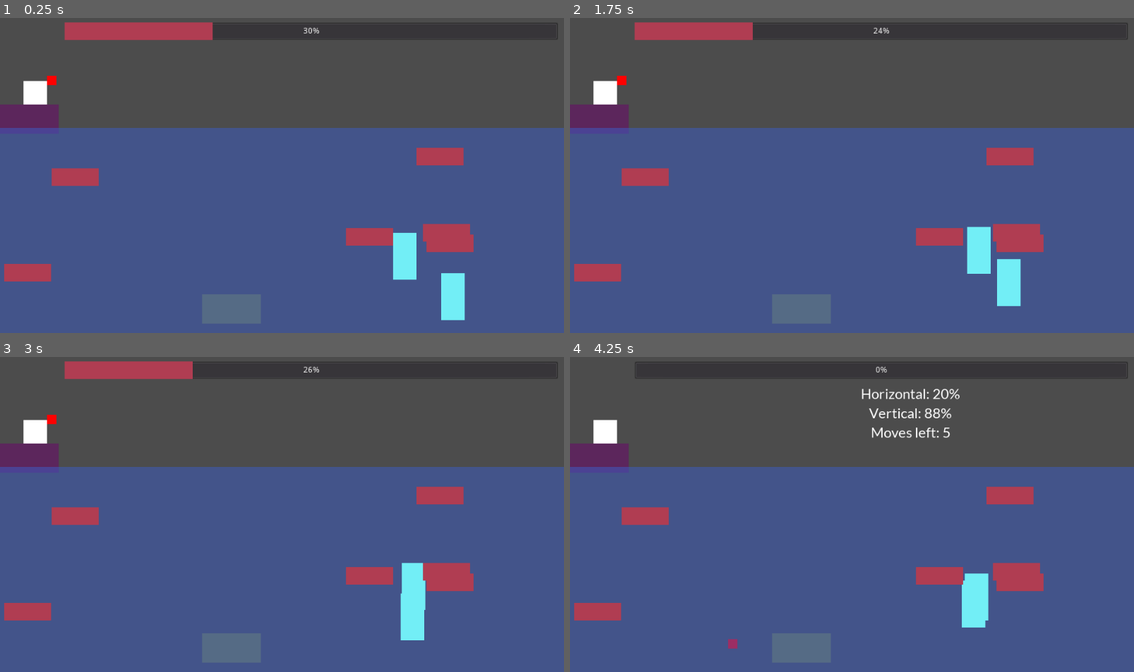
Above: before the commit, frames 1-4 (two rows, left to right).
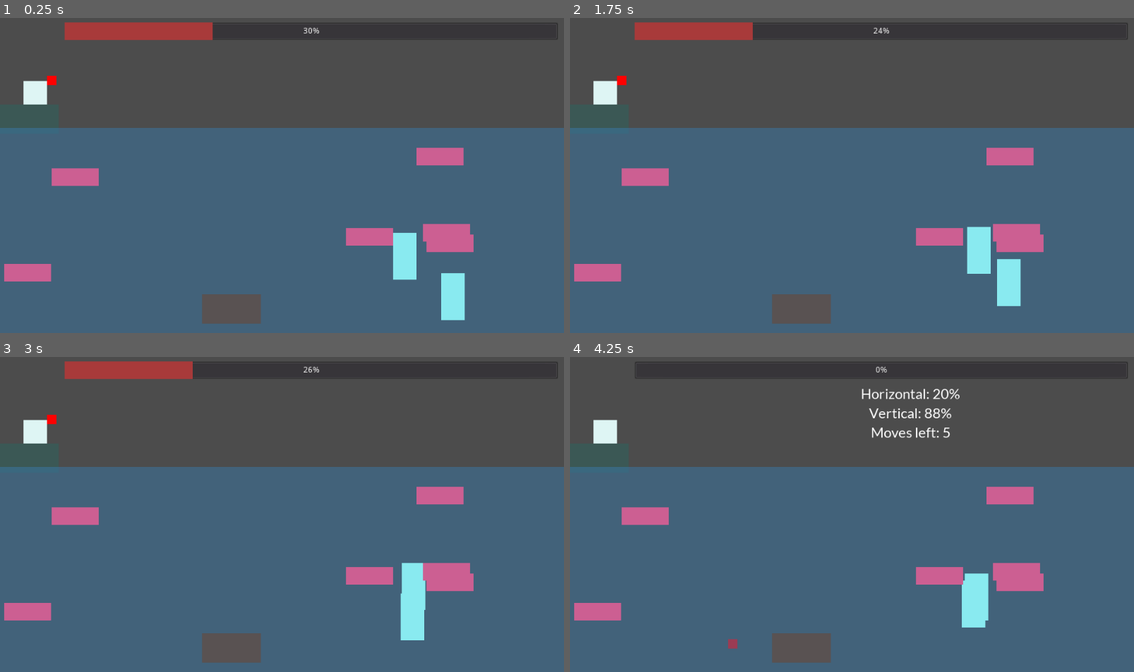
Above: after the commit, the same moments.

Repository: deengames-prototypes/frontier-planet
Game: Godot game, scene res://Scenes/Fishing.tscn
Same seed, same stepped clock (60 frames per second), same inputs: the game is played once before the commit and once after it. This scene is started directly instead of the project's main scene.
Inputs:
- Up to frame 1 (0.25 s): no input
- Up to frame 2 (1.75 s): tap Enter (ui_accept) at 0.5, 0.77, 1.52 s; hold Right (ui_right) 0.53-1.28 s; hold Down (ui_down) from 1.28 s (still down)
- Up to frame 3 (3 s): release Down (ui_down) at 2.03 s; hold Right (ui_right) 2.03-2.78 s; hold Up (ui_up) from 2.78 s (still down)
- Up to frame 4 (4.25 s): tap Enter (ui_accept) at 3.02, 3.77 s; release Up (ui_up) at 3.53 s; hold Left (ui_left) from 3.53 s (still down)

The runs differ from the first frame. In frame 1, 4.9% of the frame differs, in the area x 0-84%, y 20-98%; in frame 2, 4.9%; in frame 3, 4.9%; in frame 4, 4.9%.

Commit message:
Recolour everything: Zughy 32 palette.

Diff:
--- a/prototype/Entities/Fishing/Catfish.tscn
+++ b/prototype/Entities/Fishing/Catfish.tscn
@@ -8,13 +8,13 @@
 [node name="Catfish" type="Area2D"]
 script = ExtResource( 1 )
 
+[node name="CollisionShape2D" type="CollisionShape2D" parent="."]
+position = Vector2( 50, 25 )
+shape = SubResource( 1 )
+
 [node name="ColorRect" type="ColorRect" parent="."]
 margin_right = 100.0
 margin_bottom = 50.0
-color = Color( 0.337255, 0.423529, 0.52549, 1 )
-
-[node name="CollisionShape2D" type="CollisionShape2D" parent="."]
-position = Vector2( 50, 25 )
-shape = SubResource( 1 )
+color = Color( 0.352941, 0.32549, 0.32549, 1 )
 [connection signal="area_entered" from="." to="." method="_on_area_entered"]
 [connection signal="area_exited" from="." to="." method="_on_area_exited"]
--- a/prototype/Entities/Fishing/Jellyfish.tscn
+++ b/prototype/Entities/Fishing/Jellyfish.tscn
@@ -8,13 +8,13 @@
 [node name="Jellyfish" type="Area2D"]
 script = ExtResource( 1 )
 
+[node name="CollisionShape2D" type="CollisionShape2D" parent="."]
+position = Vector2( 20, 40 )
+shape = SubResource( 1 )
+
 [node name="ColorRect" type="ColorRect" parent="."]
 margin_right = 40.0
 margin_bottom = 80.0
-color = Color( 0.45098, 0.937255, 0.968627, 1 )
-
-[node name="CollisionShape2D" type="CollisionShape2D" parent="."]
-position = Vector2( 20, 40 )
-shape = SubResource( 1 )
+color = Color( 0.541176, 0.921569, 0.945098, 1 )
 [connection signal="area_entered" from="." to="." method="_on_area_entered"]
 [connection signal="area_exited" from="." to="." method="_on_area_exited"]
--- a/prototype/Entities/Fishing/Sockeye.tscn
+++ b/prototype/Entities/Fishing/Sockeye.tscn
@@ -8,13 +8,13 @@
 [node name="Sockeye" type="Area2D"]
 script = ExtResource( 1 )
 
+[node name="CollisionShape2D" type="CollisionShape2D" parent="."]
+position = Vector2( 40, 15 )
+shape = SubResource( 1 )
+
 [node name="ColorRect" type="ColorRect" parent="."]
 margin_right = 80.0
 margin_bottom = 30.0
-color = Color( 0.694118, 0.243137, 0.32549, 1 )
-
-[node name="CollisionShape2D" type="CollisionShape2D" parent="."]
-position = Vector2( 40, 15 )
-shape = SubResource( 1 )
+color = Color( 0.803922, 0.376471, 0.576471, 1 )
 [connection signal="area_entered" from="." to="." method="_on_area_entered"]
 [connection signal="area_exited" from="." to="." method="_on_area_exited"]
--- a/prototype/Entities/World/Bed.tscn
+++ b/prototype/Entities/World/Bed.tscn
@@ -9,27 +9,27 @@
 [node name="Bed" type="Area2D"]
 script = ExtResource( 1 )
 
+[node name="CollisionShape2D" type="CollisionShape2D" parent="."]
+position = Vector2( 44, 66 )
+shape = SubResource( 1 )
+
 [node name="ColorRect" type="ColorRect" parent="."]
 margin_right = 87.0
 margin_bottom = 37.0
-color = Color( 0.337255, 0.423529, 0.52549, 1 )
+color = Color( 0.490196, 0.439216, 0.443137, 1 )
 
 [node name="ColorRect3" type="ColorRect" parent="."]
 margin_top = 30.0
 margin_right = 87.0
 margin_bottom = 132.0
-color = Color( 0.145098, 0.443137, 0.47451, 1 )
+color = Color( 0.223529, 0.470588, 0.658824, 1 )
 
 [node name="ColorRect2" type="ColorRect" parent="."]
 margin_left = 4.0
 margin_top = 18.0
 margin_right = 83.0
 margin_bottom = 47.0
-color = Color( 0.956863, 0.956863, 0.956863, 1 )
-
-[node name="CollisionShape2D" type="CollisionShape2D" parent="."]
-position = Vector2( 44, 66 )
-shape = SubResource( 1 )
+color = Color( 0.87451, 0.964706, 0.960784, 1 )
 
 [node name="DialogPanel" parent="." instance=ExtResource( 2 )]
 visible = false
--- a/prototype/Entities/World/Chicken.tscn
+++ b/prototype/Entities/World/Chicken.tscn
@@ -5,4 +5,4 @@
 [node name="ColorRect" type="ColorRect" parent="."]
 margin_right = 40.0
 margin_bottom = 60.0
-color = Color( 0.937255, 0.490196, 0.341176, 1 )
+color = Color( 0.956863, 0.494118, 0.105882, 1 )
--- a/prototype/Entities/World/Door.tscn
+++ b/prototype/Entities/World/Door.tscn
@@ -8,12 +8,12 @@
 [node name="Door" type="Area2D"]
 script = ExtResource( 1 )
 
+[node name="CollisionShape2D" type="CollisionShape2D" parent="."]
+position = Vector2( 30, 40 )
+shape = SubResource( 1 )
+
 [node name="ColorRect" type="ColorRect" parent="."]
 margin_right = 60.0
 margin_bottom = 80.0
-color = Color( 0.364706, 0.152941, 0.364706, 1 )
-
-[node name="CollisionShape2D" type="CollisionShape2D" parent="."]
-position = Vector2( 30, 40 )
-shape = SubResource( 1 )
+color = Color( 0.627451, 0.356863, 0.32549, 1 )
 [connection signal="body_entered" from="." to="." method="_on_Door_body_entered"]
--- a/prototype/Entities/World/House.tscn
+++ b/prototype/Entities/World/House.tscn
@@ -9,33 +9,33 @@
 [node name="House" type="StaticBody2D"]
 script = ExtResource( 1 )
 
+[node name="CollisionShape2D" type="CollisionShape2D" parent="."]
+position = Vector2( 250, 150 )
+shape = SubResource( 1 )
+
 [node name="Base" type="ColorRect" parent="."]
 margin_right = 500.0
 margin_bottom = 300.0
-color = Color( 1, 0.803922, 0.458824, 1 )
+color = Color( 0.956863, 0.8, 0.631373, 1 )
 
 [node name="Roof" type="ColorRect" parent="."]
 margin_right = 500.0
 margin_bottom = 100.0
-color = Color( 0.694118, 0.243137, 0.32549, 1 )
+color = Color( 0.662745, 0.231373, 0.231373, 1 )
 
 [node name="Window" type="ColorRect" parent="."]
 margin_left = 88.8538
 margin_top = 145.974
 margin_right = 138.854
 margin_bottom = 195.974
-color = Color( 0.160784, 0.211765, 0.435294, 1 )
+color = Color( 0.223529, 0.278431, 0.470588, 1 )
 
 [node name="Window2" type="ColorRect" parent="."]
 margin_left = 348.854
 margin_top = 145.974
 margin_right = 398.854
 margin_bottom = 195.974
-color = Color( 0.160784, 0.211765, 0.435294, 1 )
+color = Color( 0.223529, 0.278431, 0.470588, 1 )
 
 [node name="Door" parent="." instance=ExtResource( 2 )]
 position = Vector2( 223.721, 220.548 )
-
-[node name="CollisionShape2D" type="CollisionShape2D" parent="."]
-position = Vector2( 250, 150 )
-shape = SubResource( 1 )
--- a/prototype/Entities/World/HungryHippo.tscn
+++ b/prototype/Entities/World/HungryHippo.tscn
@@ -19,7 +19,7 @@
 [node name="ColorRect" type="ColorRect" parent="."]
 margin_right = 40.0
 margin_bottom = 40.0
-color = Color( 1, 0.803922, 0.458824, 1 )
+color = Color( 0.956863, 0.705882, 0.105882, 1 )
 
 [node name="CollisionShape2D" type="CollisionShape2D" parent="."]
 position = Vector2( 20, 20 )
--- a/prototype/Entities/World/Items/Egg.tscn
+++ b/prototype/Entities/World/Items/Egg.tscn
@@ -8,11 +8,12 @@
 [node name="Egg" type="Area2D"]
 script = ExtResource( 1 )
 
+[node name="CollisionShape2D" type="CollisionShape2D" parent="."]
+position = Vector2( 10, 15 )
+shape = SubResource( 1 )
+
 [node name="ColorRect" type="ColorRect" parent="."]
 margin_right = 20.0
 margin_bottom = 30.0
-
-[node name="CollisionShape2D" type="CollisionShape2D" parent="."]
-position = Vector2( 10, 15 )
-shape = SubResource( 1 )
+color = Color( 0.87451, 0.964706, 0.960784, 1 )
 [connection signal="body_entered" from="." to="." method="_on_body_entered"]
--- a/prototype/Entities/World/Items/Herb.tscn
+++ b/prototype/Entities/World/Items/Herb.tscn
@@ -14,19 +14,19 @@
 
 [node name="Polygon2D" type="Polygon2D" parent="."]
 position = Vector2( 1.45464, 0.654672 )
-color = Color( 0.145098, 0.443137, 0.47451, 1 )
+color = Color( 0.223529, 0.482353, 0.266667, 1 )
 polygon = PoolVector2Array( 0.406577, 9.39226, 1.15787, 4.38814, 2.61982, 1.84895, 4.77428, 0.233109, 9.31403, -0.382451, 9.62181, 3.15702, 8.69847, 6.15787, 7.08263, 8.54316, 4.54345, 9.4665, 0.614467, 9.84961, -0.757607, 10.8059 )
 
 [node name="Polygon2D2" type="Polygon2D" parent="."]
 position = Vector2( 1.45464, 0.654672 )
 rotation = -0.261799
 scale = Vector2( -1, 1 )
-color = Color( 0.145098, 0.443137, 0.47451, 1 )
+color = Color( 0.223529, 0.482353, 0.266667, 1 )
 polygon = PoolVector2Array( 0.406577, 9.39226, 1.15787, 4.38814, 2.61982, 1.84895, 4.77428, 0.233109, 9.31403, -0.382451, 9.62181, 3.15702, 8.69847, 6.15787, 7.08263, 8.54316, 4.54345, 9.4665, 0.614467, 9.84961, -0.757607, 10.8059 )
 
 [node name="Polygon2D3" type="Polygon2D" parent="."]
 position = Vector2( 9.54075, 1.36815 )
 rotation = 0.436332
-color = Color( 0.145098, 0.443137, 0.47451, 1 )
+color = Color( 0.223529, 0.482353, 0.266667, 1 )
 polygon = PoolVector2Array( 0.406577, 9.39226, 1.15787, 4.38814, 2.61982, 1.84895, 4.77428, 0.233109, 9.31403, -0.382451, 9.62181, 3.15702, 8.69847, 6.15787, 7.08263, 8.54316, 4.54345, 9.4665, 0.614467, 9.84961, -0.757607, 10.8059 )
 [connection signal="body_entered" from="." to="." method="_on_body_entered"]
--- a/prototype/Entities/World/Items/Morel.tscn
+++ b/prototype/Entities/World/Items/Morel.tscn
@@ -14,10 +14,10 @@
 shape = SubResource( 1 )
 
 [node name="Polygon2D" type="Polygon2D" parent="."]
-color = Color( 1, 0.803922, 0.458824, 1 )
+color = Color( 0.74902, 0.47451, 0.345098, 1 )
 polygon = PoolVector2Array( 7.78301, 11.5941, 4.00428, 11.783, 2.20938, 10.4605, 1.07576, 8.76003, 1.54811, 2.24172, 5.32683, -1.25361, 10.2392, -1.34807, 14.1124, 1.95831, 15.0571, 8.09875, 12.223, 11.783 )
 
 [node name="Polygon2D2" type="Polygon2D" parent="."]
-color = Color( 0.956863, 0.956863, 0.956863, 1 )
+color = Color( 0.956863, 0.8, 0.631373, 1 )
 polygon = PoolVector2Array( 6.27151, 11.783, 6.08258, 18.8681, 7.31067, 20.663, 8.91663, 21.4188, 10.6171, 20.0962, 10.5226, 11.1217, 8.82216, 10.177, 7.4996, 10.177 )
 [connection signal="body_entered" from="." to="." method="_on_body_entered"]
--- a/prototype/Entities/World/Items/Mushroom.tscn
+++ b/prototype/Entities/World/Items/Mushroom.tscn
@@ -10,7 +10,7 @@
 script = ExtResource( 1 )
 
 [node name="Polygon2D" type="Polygon2D" parent="."]
-color = Color( 0.580392, 0.690196, 0.760784, 1 )
+color = Color( 0.627451, 0.576471, 0.556863, 1 )
 polygon = PoolVector2Array( 4.47928, 10.1871, 4.47928, 18.0354, 6.3819, 19.938, 9.9493, 19.938, 11.1384, 17.0841, 10.1871, 9.9493, 13.9924, 9.9493, 17.3219, 8.04668, 16.8463, 3.29015, 14.9437, 1.86318, 10.425, -0.27726, 6.14407, -0.27726, 2.10101, 0.436222, 0.436222, 3.7658, -0.27726, 7.09538 )
 
 [node name="CollisionShape2D" type="CollisionShape2D" parent="."]
--- a/prototype/Entities/World/Lake.tscn
+++ b/prototype/Entities/World/Lake.tscn
@@ -16,7 +16,7 @@
 [node name="Color" type="ColorRect" parent="Body"]
 margin_right = 2100.0
 margin_bottom = 500.0
-color = Color( 0.231373, 0.364706, 0.788235, 1 )
+color = Color( 0.223529, 0.470588, 0.658824, 1 )
 
 [node name="CollisionShape2D" type="CollisionShape2D" parent="Body"]
 position = Vector2( 1050, 250 )
--- a/prototype/Entities/World/MapPlayer.tscn
+++ b/prototype/Entities/World/MapPlayer.tscn
@@ -11,7 +11,7 @@
 [node name="ColorRect" type="ColorRect" parent="."]
 margin_right = 40.0
 margin_bottom = 40.0
-color = Color( 0.956863, 0.956863, 0.956863, 1 )
+color = Color( 0.87451, 0.964706, 0.960784, 1 )
 
 [node name="CollisionShape2D" type="CollisionShape2D" parent="."]
 position = Vector2( 20, 30 )
@@ -19,4 +19,3 @@
 
 [node name="Camera2D" type="Camera2D" parent="."]
 current = true
-zoom = Vector2( 1, 1 )
--- a/prototype/Entities/World/Monsters/Slime.tscn
+++ b/prototype/Entities/World/Monsters/Slime.tscn
@@ -12,7 +12,7 @@
 shape = SubResource( 1 )
 
 [node name="Polygon2D" type="Polygon2D" parent="."]
-color = Color( 0.254902, 0.65098, 0.964706, 1 )
+color = Color( 0.156863, 0.8, 0.87451, 1 )
 polygon = PoolVector2Array( -24.4561, 49.7783, 22.8126, 50.9699, 45.8511, 27.137, 47.44, -16.1596, 27.9764, -49.5257, 0.568489, -57.47, -29.2227, -47.1424, -47.0974, -19.3373, -44.3169, 28.3286 )
 [connection signal="body_entered" from="." to="." method="_on_body_entered"]
 [connection signal="body_exited" from="." to="." method="_on_body_exited"]
--- a/prototype/Entities/World/Monsters/Wolf.tscn
+++ b/prototype/Entities/World/Monsters/Wolf.tscn
@@ -13,7 +13,7 @@
 shape = SubResource( 1 )
 
 [node name="Polygon2D" type="Polygon2D" parent="."]
-color = Color( 0.2, 0.235294, 0.341176, 1 )
+color = Color( 0.352941, 0.32549, 0.32549, 1 )
 polygon = PoolVector2Array( 31.9486, 1.71522, 29.5653, 17.2066, 16.4572, 33.4925, 0.171318, 40.6424, -15.3201, 40.6424, …(293 unchanged characters)…
 [connection signal="body_entered" from="." to="." method="_on_body_entered"]
 [connection signal="body_exited" from="." to="." method="_on_body_exited"]
--- a/prototype/Entities/World/NPC.tscn
+++ b/prototype/Entities/World/NPC.tscn
@@ -11,7 +11,7 @@
 [node name="ColorRect" type="ColorRect" parent="."]
 margin_right = 40.0
 margin_bottom = 40.0
-color = Color( 1, 0.803922, 0.458824, 1 )
+color = Color( 0.956863, 0.705882, 0.105882, 1 )
 
 [node name="CollisionShape2D" type="CollisionShape2D" parent="."]
 position = Vector2( 20, 20 )
--- a/prototype/Entities/World/PineTree.tscn
+++ b/prototype/Entities/World/PineTree.tscn
@@ -8,7 +8,7 @@
 [node name="Trunk" type="ColorRect" parent="."]
 margin_right = 56.0
 margin_bottom = 156.0
-color = Color( 0.364706, 0.152941, 0.364706, 1 )
+color = Color( 0.368627, 0.211765, 0.262745, 1 )
 
 [node name="CollisionShape2D" type="CollisionShape2D" parent="."]
 position = Vector2( 28, 95 )
@@ -16,5 +16,5 @@
 
 [node name="CollisionPolygon2D" type="Polygon2D" parent="."]
 position = Vector2( 0, 40 )
-color = Color( 0.145098, 0.443137, 0.47451, 1 )
+color = Color( 0.443137, 0.666667, 0.203922, 1 )
 polygon = PoolVector2Array( 22.0344, -123.659, -8.99069, -61.6086, 9.84595, -60.5006, -35.5836, 19.2781, 64.0707, 20.0818, 101.813, 20.3861, 40.871, -60.5006, 60.8156, -61.6086 )
--- a/prototype/Entities/World/Stove.tscn
+++ b/prototype/Entities/World/Stove.tscn
@@ -16,7 +16,7 @@
 [node name="ColorRect" type="ColorRect" parent="."]
 margin_right = 60.0
 margin_bottom = 60.0
-color = Color( 0.580392, 0.690196, 0.760784, 1 )
+color = Color( 0.556863, 0.278431, 0.54902, 1 )
 
 [node name="Label" type="Label" parent="."]
 margin_top = -30.0
--- a/prototype/Entities/World/Tree.tscn
+++ b/prototype/Entities/World/Tree.tscn
@@ -8,11 +8,11 @@
 [node name="Trunk" type="ColorRect" parent="."]
 margin_right = 56.0
 margin_bottom = 156.0
-color = Color( 0.364706, 0.152941, 0.364706, 1 )
+color = Color( 0.368627, 0.211765, 0.262745, 1 )
 
 [node name="Foliage" type="Polygon2D" parent="."]
 position = Vector2( -284.811, -239.101 )
-color = Color( 0.145098, 0.443137, 0.47451, 1 )
+color = Color( 0.443137, 0.666667, 0.203922, 1 )
 polygon = PoolVector2Array( 298.464, 97.3121, 347.691, 99.0702, 393.401, 148.297, 393.401, 202.798, 382.853, 250.266, 335.384, 269.605, 280.883, 269.605, 229.899, 218.621, 221.108, 143.023, 236.931, 111.377 )
 
 [node name="CollisionShape2D" type="CollisionShape2D" parent="."]
--- a/prototype/Entities/World/Wall.tscn
+++ b/prototype/Entities/World/Wall.tscn
@@ -10,7 +10,7 @@
 margin_top = -20.0
 margin_right = 200.0
 margin_bottom = 20.0
-color = Color( 0.337255, 0.423529, 0.52549, 1 )
+color = Color( 0.956863, 0.8, 0.631373, 1 )
 
 [node name="CollisionShape2D" type="CollisionShape2D" parent="."]
 shape = SubResource( 1 )
--- a/prototype/Scenes/Fishing.gd
+++ b/prototype/Scenes/Fishing.gd
@@ -38,9 +38,9 @@
 
 	if is_catfish:
 		var catfish = Catfish.instance()
-		catfish.max_x = int(HORIZONTAL_RANGE - catfish.get_child(0).margin_right)
+		catfish.max_x = int(HORIZONTAL_RANGE - catfish.get_child(1).margin_right)
 		catfish.position.x = randi() % catfish.max_x
-		catfish.position.y = VERTICAL_RANGE - catfish.get_child(0).margin_bottom
+		catfish.position.y = VERTICAL_RANGE - catfish.get_child(1).margin_bottom
 		catfish.connect("hooked", self, "_on_fish_hooked", [catfish])
 		$Ocean.add_child(catfish)
 
@@ -49,8 +49,8 @@
 		var sockeye = Sockeye.instance()
 
 		sockeye.max_position = Vector2(
-			HORIZONTAL_RANGE - sockeye.get_child(0).margin_right,
-			VERTICAL_RANGE - sockeye.get_child(0).margin_bottom)
+			HORIZONTAL_RANGE - sockeye.get_child(1).margin_right,
+			VERTICAL_RANGE - sockeye.get_child(1).margin_bottom)
 
 		sockeye.position = Vector2(
 			randi() % int(sockeye.max_position.x),
@@ -109,7 +109,7 @@
 				$ProgressBar/Label.text = "Moves left: " + str(_bobber_moves_left)
 
 func _get_random_ocean_position(jellyfish):
-	var color_rect = jellyfish.get_child(0)
+	var color_rect = jellyfish.get_child(1)
 	var x = randi() % int(HORIZONTAL_RANGE - color_rect.margin_right)
 	var y = randi() % int(VERTICAL_RANGE - color_rect.margin_bottom)
 
@@ -131,7 +131,7 @@
 
 		var mini_game = FishTileGame.instance()
 		mini_game.connect("game_over", self, "_catch_fish_done")
-		var color_rect = fish.get_child(0)
+		var color_rect = fish.get_child(1)
 		mini_game.set_fish(color_rect)
 		add_child(mini_game)
 
--- a/prototype/Scenes/Fishing.tscn
+++ b/prototype/Scenes/Fishing.tscn
@@ -7,7 +7,7 @@
 extents = Vector2( 8, 8 )
 
 [sub_resource type="StyleBoxFlat" id=2]
-bg_color = Color( 0.694118, 0.243137, 0.32549, 1 )
+bg_color = Color( 0.662745, 0.231373, 0.231373, 1 )
 
 [node name="Node2D" type="Node2D"]
 script = ExtResource( 1 )
@@ -17,6 +17,7 @@
 margin_top = 110.0
 margin_right = 80.0
 margin_bottom = 150.0
+color = Color( 0.87451, 0.964706, 0.960784, 1 )
 
 [node name="Bobber" type="Area2D" parent="."]
 editor/display_folded = true
@@ -35,16 +36,15 @@
 margin_top = 150.0
 margin_right = 100.0
 margin_bottom = 200.0
-color = Color( 0.364706, 0.152941, 0.364706, 1 )
+color = Color( 0.235294, 0.34902, 0.337255, 1 )
 
 [node name="Ocean" type="ColorRect" parent="."]
 margin_top = 190.0
 margin_right = 960.0
 margin_bottom = 540.0
-color = Color( 0.231373, 0.364706, 0.788235, 0.501961 )
+color = Color( 0.223529, 0.470588, 0.658824, 0.501961 )
 
 [node name="ProgressBar" type="ProgressBar" parent="."]
-editor/display_folded = true
 margin_left = 110.0
 margin_top = 10.0
 margin_right = 950.0
--- a/prototype/Scenes/Home.tscn
+++ b/prototype/Scenes/Home.tscn
@@ -16,7 +16,7 @@
 margin_top = -540.0
 margin_right = 1920.0
 margin_bottom = 1080.0
-color = Color( 0.2, 0.235294, 0.341176, 1 )
+color = Color( 0.478431, 0.266667, 0.290196, 1 )
 
 [node name="Wall" parent="." instance=ExtResource( 2 )]
 position = Vector2( 231.712, 22.556 )
--- a/prototype/Scenes/WorldMap.tscn
+++ b/prototype/Scenes/WorldMap.tscn
@@ -14,7 +14,7 @@
 anchor_right = 1.0
 margin_right = 4359.0
 margin_bottom = 2550.0
-color = Color( 0.219608, 0.717647, 0.392157, 1 )
+color = Color( 0.223529, 0.482353, 0.266667, 1 )
 
 [node name="Home" parent="." instance=ExtResource( 2 )]
 position = Vector2( 399.676, -85.6705 )
--- a/prototype/UI/MapUI.tscn
+++ b/prototype/UI/MapUI.tscn
@@ -4,7 +4,7 @@
 [ext_resource path="res://DefaultFont.tres" type="DynamicFont" id=2]
 
 [sub_resource type="StyleBoxFlat" id=1]
-bg_color = Color( 0.694118, 0.243137, 0.32549, 1 )
+bg_color = Color( 0.662745, 0.231373, 0.231373, 1 )
 
 [node name="MapUI" type="CanvasLayer"]
 script = ExtResource( 1 )
Binary file removed: prototype/sweetie-16-32x.png
Not shown, removed: prototype/sweetie-16-32x.png.import
